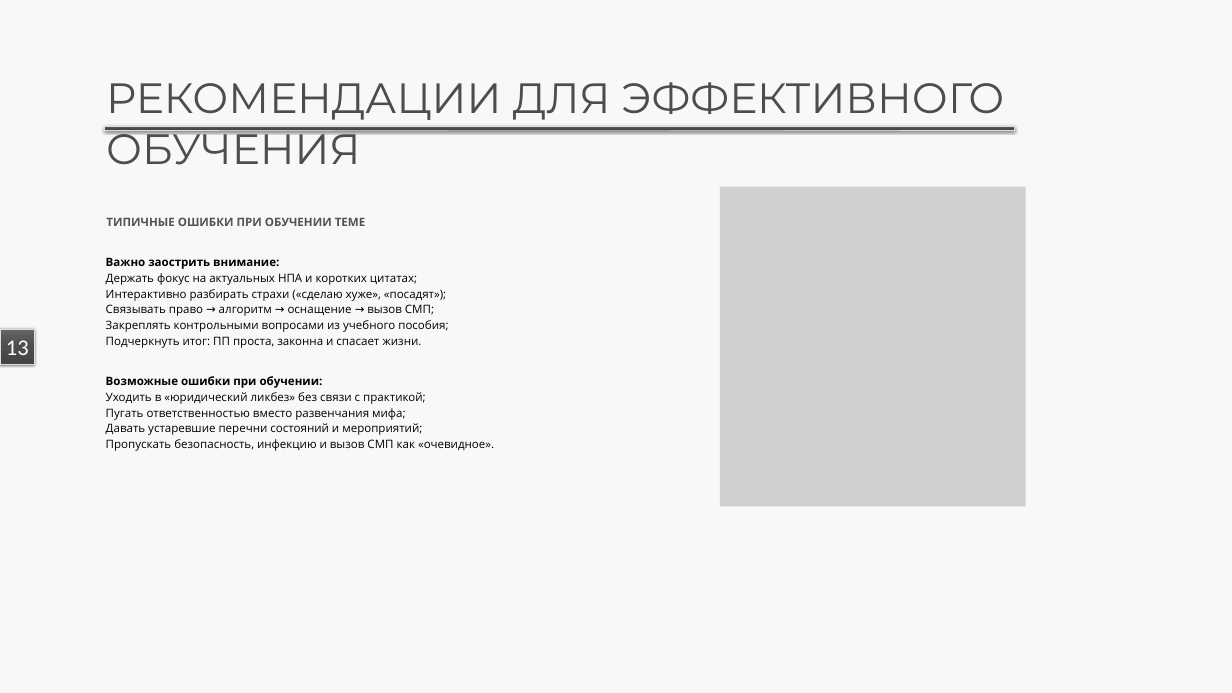
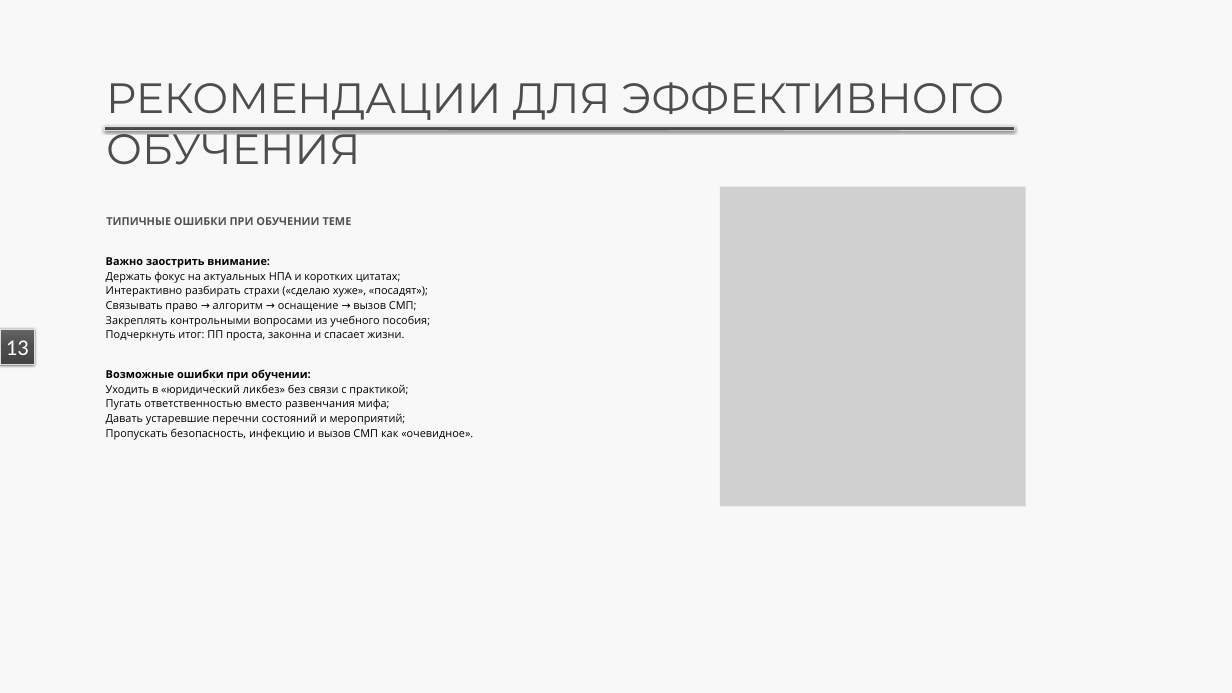
Before and after one commit to lysakalenushka-hash/-, a slide deck: slide 13 of presentations/1.1_Organizatsionno-pravovye_aspekty_rekomendatsii.pptx. Drawn at 1232x693 pixels with LibreOffice and Linux fonts; fonts in the diff are those of the drawing; grey boxes stand for pictures. Boxes give left, top, right and bottom in pixels: in the first picture for what was removed or moved away, otherwise in the second. Text is boxed around its words. In the diff, an @@ line names an element or a change of style, - is before the commit and + after.

```diff
--- a/presentations/1.1_Organizatsionno-pravovye_aspekty_rekomendatsii.pptx
+++ b/presentations/1.1_Organizatsionno-pravovye_aspekty_rekomendatsii.pptx
@@ text "ТИПИЧНЫЕ ОШИБКИ ПРИ ОБУЧЕНИИ ТЕМЕ" at box(106, 217, 473, 440): size 18 to 17 pt @@
```
Also in this commit, not shown: 11 other slides changed, 24 other files.
